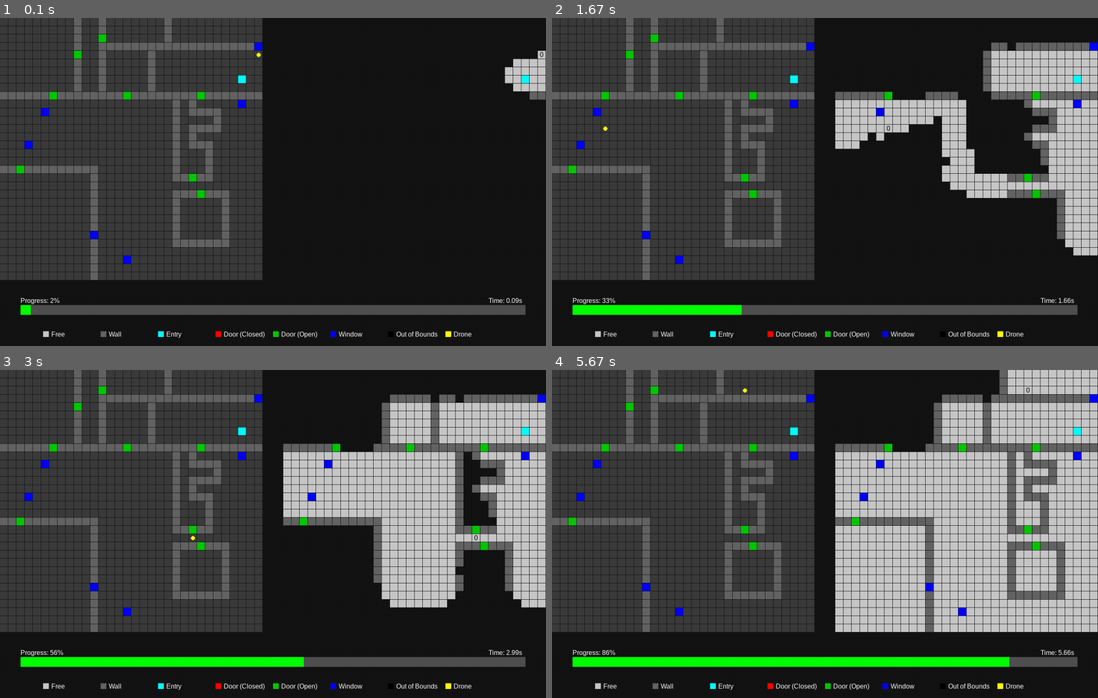
Above: before the commit, frames 1-4 (two rows, left to right).
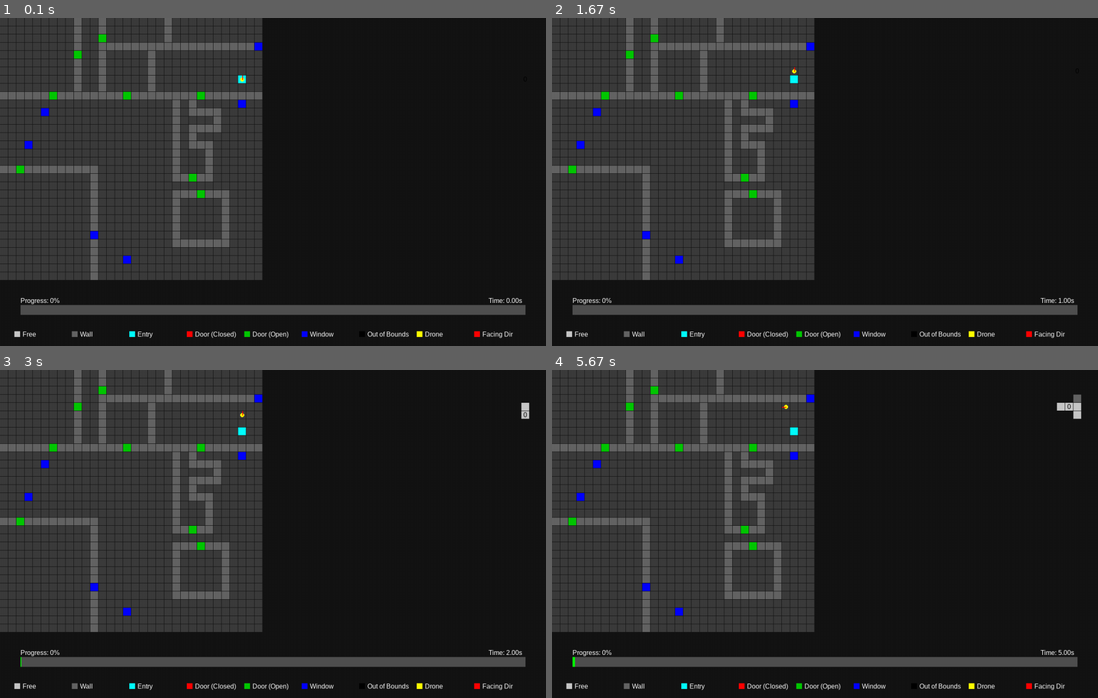
Above: after the commit, the same moments.

Repository: sparx-mth/TheAgency
Game: pygame game, started from src/planner/evaluation/benchmark_runner.py
Two runs of this game, one before a commit and one after it. Both use one fixed random seed, a clock stepped at 60 frames per second and the inputs below.
Inputs:
- Up to frame 1 (0.1 s): no input
- Up to frame 2 (1.67 s): no input
- Up to frame 3 (3 s): no input
- Up to frame 4 (5.67 s): no input

The runs differ from the first frame. In frame 1, 1.8% of the frame differs, in the area x 2-100%, y 9-98%; in frame 2, 15%; in frame 3, 24%; in frame 4, 37%, in the area x 2-100%, y 0-98%.

Commit message:
Add sensor model, forward-only movement, azimuth in state, and rotation action

Diff:
--- a/src/planner/algorithm/naive_planner.py
+++ b/src/planner/algorithm/naive_planner.py
@@ -18,17 +18,25 @@
 import numpy as np
 import heapq
 from src.planner.simulation.simulation_constants import *
+from src.planner.simulation.drone import turn
 
 
-def plan_random_walk(pos, env):
-    directions = random.sample(DIRECTION_LIST, len(DIRECTION_LIST))
-    for direction in directions:
-        dx, dy = DIRECTIONS[direction]
-        new_x, new_y = pos[0] + dx, pos[1] + dy
-        if 0 <= new_x < env.width and 0 <= new_y < env.height:
-            if not env.is_collision(new_x, new_y):
-                return direction
-    return 'STAY'
+def plan_random_walk(pos, facing, env):
+    print("plan_random_walk")
+    # 25% chance to rotate instead of moving forward
+    if random.random() < 0.25:
+        return random.choice(['TURN_LEFT', 'TURN_RIGHT'])
+
+    # Attempt to move forward if no rotation is chosen
+    dx, dy = FACING_TO_DELTA[facing]
+    new_x, new_y = pos[0] + dx, pos[1] + dy
+
+    if 0 <= new_x < env.width and 0 <= new_y < env.height:
+        if not env.is_collision(new_x, new_y):
+            return 'FORWARD'
+
+    # If forward is blocked, rotate instead
+    return random.choice(['TURN_LEFT', 'TURN_RIGHT', 'STAY'])
 
 
 def a_star(start, goal, grid):
@@ -65,14 +73,14 @@
     return path
 
 
-def plan_frontier(drone_id, current_pos, goal, path, frontiers, assigned_goals, all_states,
+def plan_frontier(drone_id, current_pos, facing, goal, path, frontiers, assigned_goals, all_states,
                   global_map, wait_counter, max_wait, env):
 
     if not goal or global_map[goal[1], goal[0]] != -1 or not path:
         available_frontiers = [f for f in frontiers if f not in assigned_goals]
 
         if not available_frontiers:
-            return plan_random_walk(current_pos, env), None, [], wait_counter
+            return plan_random_walk(current_pos, facing, env), None, [], wait_counter
 
         min_dist = float('inf')
         closest_frontiers = []
@@ -99,17 +107,16 @@
 
         if best_goal:
             assigned_goals.add(best_goal)
-            return _follow_path(drone_id, current_pos, best_goal, best_path, all_states,
-                                wait_counter, max_wait), best_goal, best_path, 0
+            return _follow_path(drone_id, current_pos, facing, best_goal, best_path, all_states, wait_counter, max_wait, env)
         else:
-            return plan_random_walk(current_pos, env), None, [], wait_counter
+            return plan_random_walk(current_pos, facing, env), None, [], wait_counter
 
-    return _follow_path(drone_id, current_pos, goal, path, all_states, wait_counter, max_wait), goal, path, wait_counter
+    return _follow_path(drone_id, current_pos, facing, goal, path, all_states, wait_counter, max_wait, env)
 
 
-def _follow_path(drone_id, current_pos, goal, path, all_states, wait_counter, max_wait):
+def _follow_path(drone_id, current_pos, facing, goal, path, all_states, wait_counter, max_wait, env):
     if not path:
-        return 'STAY'
+        return 'STAY', goal, path, wait_counter
 
     next_pos = path[0]
     blocked = any(other_id != drone_id and other.get("pos") == next_pos
@@ -118,15 +125,26 @@
     if blocked:
         wait_counter += 1
         if wait_counter >= max_wait:
-            return plan_random_walk(current_pos, env), None, [], 0
-        return 'STAY'
+            direction = plan_random_walk(current_pos, facing, env)
+            return direction, None, [], 0
+        else:
+            return 'STAY', goal, path, wait_counter
 
-    wait_counter = 0
-    path.pop(0)
     dx, dy = next_pos[0] - current_pos[0], next_pos[1] - current_pos[1]
-    direction = None
-    for k, v in DIRECTIONS.items():
-        if v == (dx, dy):
-            direction = k
-            break
-    return direction or 'STAY'
+    fdx, fdy = FACING_TO_DELTA[facing]
+
+    if (dx, dy) == (fdx, fdy):
+        path.pop(0)
+        return 'FORWARD', goal, path, 0
+
+    # Try to rotate toward the desired direction
+    left_facing = turn(facing, 'TURN_LEFT')
+    right_facing = turn(facing, 'TURN_RIGHT')
+
+    if FACING_TO_DELTA[left_facing] == (dx, dy):
+        return 'TURN_LEFT', goal, path, wait_counter
+    elif FACING_TO_DELTA[right_facing] == (dx, dy):
+        return 'TURN_RIGHT', goal, path, wait_counter
+    else:
+        # If neither single turn gets us there, turn right (arbitrary choice)
+        return 'TURN_RIGHT', goal, path, wait_counter
--- a/src/planner/evaluation/benchmark_runner.py
+++ b/src/planner/evaluation/benchmark_runner.py
@@ -77,7 +77,7 @@
                         height=32,
                         num_drones=num_drones,
                         num_entry_points=1,
-                        fov=1,
+                        fov=2,
                         render=True
                     )
                     elapsed = time.time() - start
--- a/src/planner/simulation/drone.py
+++ b/src/planner/simulation/drone.py
@@ -28,10 +28,21 @@
 import numpy as np
 import random
 from src.planner.simulation.simulation_constants import *
+from src.planner.simulation.sensors.sensor_manager import SensorManager
+
+
+
+def turn(facing, action):
+    idx = FACING_DIRECTIONS.index(facing)
+    if action == 'TURN_LEFT':
+        return FACING_DIRECTIONS[(idx - 1) % 4]
+    elif action == 'TURN_RIGHT':
+        return FACING_DIRECTIONS[(idx + 1) % 4]
+    return facing
 
 
 class Drone:
-    def __init__(self, drone_id, start_pos, comm_interface, fov_radius=5, entry_time=0):
+    def __init__(self, drone_id, start_pos, comm_interface, fov_radius=5, entry_time=0, facing_direction='NORTH', sensors=None):
         self.id = drone_id
         self.pos = start_pos  # (x, y)
         self.fov_radius = fov_radius
@@ -41,7 +52,11 @@
         self.path_history = [start_pos]
         self.collided = False
         self.comm = comm_interface
-
+        self.facing_direction = facing_direction
+        self.sensor_manager = SensorManager()
+        if sensors:
+            for sensor in sensors:
+                self.sensor_manager.add_sensor(sensor)
 
     def initialize_map(self, map_shape):
         self.local_map = np.full(map_shape, -1, dtype=np.int8)  # -1 = unknown
@@ -49,91 +64,64 @@
     def activate(self, current_time):
         if not self.active and current_time >= self.entry_time:
             self.active = True
-            self.comm.broadcast_state(self.id, {
-                'pos': self.pos,
-                'entry_time': self.entry_time,
-                'active': self.active,
-                'new_discoveries': []
-            })
+            self.comm.broadcast_state(self.id, self._make_state([]))
 
-    def move(self, direction, env):
+    def move(self, action, env):
         if not self.active:
-            # print("drone", self.id, "is not active")
             return []
 
-        dx, dy = DIRECTIONS[direction]
-        new_x = self.pos[0] + dx
-        new_y = self.pos[1] + dy
+        if action in ['TURN_LEFT', 'TURN_RIGHT']:
+            self.facing_direction = turn(self.facing_direction, action)
+            new_discoveries = self.sense(env)
+            self.comm.broadcast_state(self.id, self._make_state(new_discoveries))
+            return new_discoveries
 
-        if env.is_collision(new_x, new_y):
-            # print("drone", self.id, "collided")
-            self.collided = True
-            return []  # No move or discoveries due to collision
+        elif action == 'FORWARD':
+            dx, dy = FACING_TO_DELTA[self.facing_direction]
+            new_x, new_y = self.pos[0] + dx, self.pos[1] + dy
 
-        self.pos = (new_x, new_y)
-        self.path_history.append(self.pos)
-        self.collided = False
+            if env.is_collision(new_x, new_y):
+                self.collided = True
+                return []
 
-        # Sense environment and broadcast new state
-        new_discoveries = self.sense(env)
+            self.pos = (new_x, new_y)
+            self.path_history.append(self.pos)
+            self.collided = False
 
+            new_discoveries = self.sense(env)
+            self.comm.broadcast_state(self.id, self._make_state(new_discoveries))
+            return new_discoveries
 
-        self.comm.broadcast_state(self.id, {
-            'pos': self.pos,
-            'entry_time': self.entry_time,
-            'active': self.active,
-            'new_discoveries': new_discoveries
-        })
-        # print(f"[Drone {self.id}] Moved to {self.pos}, discovered {len(new_discoveries)} cells")
+        elif action == 'STAY':
+            new_discoveries = self.sense(env)
+            self.comm.broadcast_state(self.id, self._make_state(new_discoveries))
+            return new_discoveries
 
-        return new_discoveries
+        else:
+            raise ValueError(f"Invalid action for constrained drone: {action}")
 
     def sense(self, env):
         if not self.active:
             return []
 
-        def bresenham(x0, y0, x1, y1):
-            """Yield integer coordinates on the line from (x0, y0) to (x1, y1)."""
-            dx = abs(x1 - x0)
-            dy = -abs(y1 - y0)
-            sx = 1 if x0 < x1 else -1
-            sy = 1 if y0 < y1 else -1
-            err = dx + dy
-            while True:
-                yield x0, y0
-                if x0 == x1 and y0 == y1:
-                    break
-                e2 = 2 * err
-                if e2 >= dy:
-                    err += dy
-                    x0 += sx
-                if e2 <= dx:
-                    err += dx
-                    y0 += sy
-
-        cx, cy = self.pos
+        observations = self.sensor_manager.sense_all(self.pos, self.facing_direction, env)
         new_discoveries = []
 
-        for offset_y in range(-self.fov_radius, self.fov_radius + 1):
-            for offset_x in range(-self.fov_radius, self.fov_radius + 1):
-                x = cx + offset_x
-                y = cy + offset_y
-                if not (0 <= x < env.width and 0 <= y < env.height):
-                    continue
-                if offset_x ** 2 + offset_y ** 2 > self.fov_radius ** 2:
-                    continue
-
-                for lx, ly in bresenham(cx, cy, x, y):
-                    if not (0 <= lx < env.width and 0 <= ly < env.height):
-                        break
-                    val = env.get_tile(lx, ly)
-                    if self.local_map[ly, lx] != val:
-                        self.local_map[ly, lx] = val
-                        new_discoveries.append((lx, ly, val))
-                    if val in {WALL, DOOR_CLOSED}:
-                        break
+        for x, y, val in observations:
+            if self.local_map[y, x] != val:
+                self.local_map[y, x] = val
+                new_discoveries.append((x, y, val))
 
         return new_discoveries
+
+    def _make_state(self, new_discoveries):
+        return {
+            'pos': self.pos,
+            'facing_direction': self.facing_direction,
+            'entry_time': self.entry_time,
+            'active': self.active,
+            'new_discoveries': new_discoveries
+        }
 
     def get_observed_map(self):
         return self.local_map
@@ -143,3 +131,8 @@
 
     def get_history(self):
         return self.path_history
+
+    def get_facing_arrow_vector(self):
+        """Returns the direction vector the drone is facing, for rendering."""
+        dx, dy = FACING_TO_DELTA[self.facing_direction]
+        return dx, dy
--- a/src/planner/simulation/grid_map_env.py
+++ b/src/planner/simulation/grid_map_env.py
@@ -33,10 +33,13 @@
 import random
 from src.planner.simulation.drone import Drone
 from src.planner.simulation.simulation_constants import *
+from src.planner.simulation.sensors.bresenham_fov import *
+from src.planner.simulation.sensors.camera_sensor import *
 
 
 class GridMapEnv:
-    def __init__(self, comm_interface, width=32, height=32, randomize=False, map_path=None, num_entry_points=2, num_drones=3, fov=0):
+    def __init__(self, comm_interface, width=32, height=32, randomize=False, map_path=None, num_entry_points=2,
+                 num_drones=3, fov=0):
         if map_path:
             self.grid = self.load_map(map_path)
         elif randomize:
@@ -52,7 +55,13 @@
         for i in range(num_drones):
             y, x = self.entry_points[i % len(self.entry_points)]
             entry_time = i * 2
-            drone = Drone(drone_id=i, start_pos=(x, y), fov_radius=fov, entry_time=entry_time, comm_interface=self.comm)
+            drone = Drone(
+                drone_id=i,
+                start_pos=(x, y),
+                entry_time=entry_time,
+                comm_interface=self.comm,
+                sensors=[CameraSensor(fov)]
+            )
             drone.initialize_map(self.grid.shape)
             self.drones.append(drone)
 
@@ -159,9 +168,6 @@
 
             if candidates:
                 y, x = random.choice(candidates)
-                original = self.grid[y, x]
-                # Invert value cyclically: 0 → 2, 1 → 0, 2 → 1
-                inverted = {0: 2, 1: 0, 2: 1}[original]
                 self.grid[y, x] = ENTRY_POINT
                 entry_points = [(y, x)]
 
--- a/src/planner/simulation/master_controller.py
+++ b/src/planner/simulation/master_controller.py
@@ -56,7 +56,6 @@
     def step(self, current_time):
         all_states = self.comm.get_all_drones_state()
 
-        # Update global map with new discoveries
         for state in all_states.values():
             for x, y, val in state.get("new_discoveries", []):
                 if 0 <= y < self.global_map.shape[0] and 0 <= x < self.global_map.shape[1]:
@@ -71,6 +70,7 @@
                 continue
 
             current_pos = state["pos"]
+            facing = state["facing_direction"]
             if drone_id not in self.goals:
                 self.goals[drone_id] = None
             if drone_id not in self.paths:
@@ -79,13 +79,26 @@
                 self.wait_counters[drone_id] = 0
 
             if self.mode == "random":
-                direction = plan_random_walk(current_pos, self.env)
+                direction = plan_random_walk(
+                    pos=current_pos,
+                    facing=facing,
+                    env=self.env
+                )
 
             elif self.mode == "frontier":
                 direction, new_goal, new_path, new_wait_counter = plan_frontier(
-                    drone_id, current_pos, self.goals[drone_id], self.paths[drone_id],
-                    self.frontiers, assigned_goals, all_states,
-                    self.global_map, self.wait_counters[drone_id], self.max_wait, self.env
+                    drone_id=drone_id,
+                    current_pos=current_pos,
+                    facing=facing,
+                    goal=self.goals[drone_id],
+                    path=self.paths[drone_id],
+                    frontiers=self.frontiers,
+                    assigned_goals=assigned_goals,
+                    all_states=all_states,
+                    global_map=self.global_map,
+                    wait_counter=self.wait_counters[drone_id],
+                    max_wait=self.max_wait,
+                    env=self.env
                 )
                 self.goals[drone_id] = new_goal
                 self.paths[drone_id] = new_path
--- /dev/null
+++ b/src/planner/simulation/sensors/base_sensor.py
@@ -0,0 +1,18 @@
+from abc import ABC, abstractmethod
+
+
+class BaseSensor(ABC):
+    @abstractmethod
+    def sense(self, pos, facing, env):
+        """
+        Perform sensing from the current position and facing direction.
+
+        Args:
+            pos (tuple): Current (x, y) position of the drone.
+            facing (str): Current facing direction (e.g., 'NORTH').
+            env (object): The environment instance for querying tiles.
+
+        Returns:
+            list of (x, y, val): All observed cells and their values.
+        """
+        pass
--- /dev/null
+++ b/src/planner/simulation/sensors/bresenham_fov.py
@@ -0,0 +1,48 @@
+import math
+from src.planner.simulation.sensors.base_sensor import BaseSensor
+from src.planner.simulation.simulation_constants import WALL, DOOR_CLOSED
+
+
+class BresenhamFOVSensor(BaseSensor):
+    def __init__(self, radius):
+        self.radius = radius
+
+    def sense(self, pos, facing, env):
+        def bresenham(x0, y0, x1, y1):
+            dx = abs(x1 - x0)
+            dy = -abs(y1 - y0)
+            sx = 1 if x0 < x1 else -1
+            sy = 1 if y0 < y1 else -1
+            err = dx + dy
+            while True:
+                yield x0, y0
+                if x0 == x1 and y0 == y1:
+                    break
+                e2 = 2 * err
+                if e2 >= dy:
+                    err += dy
+                    x0 += sx
+                if e2 <= dx:
+                    err += dx
+                    y0 += sy
+
+        cx, cy = pos
+        observations = []
+
+        for offset_y in range(-self.radius, self.radius + 1):
+            for offset_x in range(-self.radius, self.radius + 1):
+                x, y = cx + offset_x, cy + offset_y
+                if not (0 <= x < env.width and 0 <= y < env.height):
+                    continue
+                if offset_x ** 2 + offset_y ** 2 > self.radius ** 2:
+                    continue
+
+                for lx, ly in bresenham(cx, cy, x, y):
+                    if not (0 <= lx < env.width and 0 <= ly < env.height):
+                        break
+                    val = env.get_tile(lx, ly)
+                    observations.append((lx, ly, val))
+                    if val in {WALL, DOOR_CLOSED}:
+                        break
+
+        return observations
--- /dev/null
+++ b/src/planner/simulation/sensors/camera_sensor.py
@@ -0,0 +1,37 @@
+from src.planner.simulation.sensors.base_sensor import BaseSensor
+from src.planner.simulation.simulation_constants import FACING_TO_DELTA, WALL, DOOR_CLOSED
+
+
+class CameraSensor(BaseSensor):
+    def __init__(self, max_distance):
+        self.max_distance = max_distance
+
+    def sense(self, pos, facing, env):
+        """
+        Simulates a forward-looking camera sensor that returns all tiles
+        in a straight line in the current facing direction up to max_distance.
+
+        Args:
+            pos (tuple): Current (x, y) position.
+            facing (str): Facing direction ('NORTH', 'EAST', etc.).
+            env (object): Environment object with get_tile(x, y) method.
+
+        Returns:
+            list of (x, y, val): Cells directly ahead with their tile values.
+        """
+        dx, dy = FACING_TO_DELTA[facing]
+        x, y = pos
+        observations = []
+
+        for i in range(1, self.max_distance + 1):
+            nx, ny = x + i * dx, y + i * dy
+            if not (0 <= nx < env.width and 0 <= ny < env.height):
+                break
+            val = env.get_tile(nx, ny)
+            observations.append((nx, ny, val))
+
+            # Stop if vision is blocked
+            if val in {WALL, DOOR_CLOSED}:
+                break
+
+        return observations
--- /dev/null
+++ b/src/planner/simulation/sensors/sensor_manager.py
@@ -0,0 +1,13 @@
+class SensorManager:
+    def __init__(self):
+        self.sensors = []
+
+    def add_sensor(self, sensor):
+        self.sensors.append(sensor)
+
+    def sense_all(self, pos, facing, env):
+        all_observations = []
+        for sensor in self.sensors:
+            observations = sensor.sense(pos, facing, env)
+            all_observations.extend(observations)
+        return all_observations
--- a/src/planner/simulation/sim_runner.py
+++ b/src/planner/simulation/sim_runner.py
@@ -186,6 +186,12 @@
                     dx, dy = drone.get_position()
                     pygame.draw.circle(screen, (255, 255, 0),
                                        (dx * TILE_SIZE + TILE_SIZE // 2, dy * TILE_SIZE + TILE_SIZE // 2), 5)
+                    # Draw arrow showing drone's facing direction
+                    fx, fy = drone.get_facing_arrow_vector()
+                    arrow_start = (dx * TILE_SIZE + TILE_SIZE // 2, dy * TILE_SIZE + TILE_SIZE // 2)
+                    arrow_end = (arrow_start[0] + fx * TILE_SIZE // 2, arrow_start[1] + fy * TILE_SIZE // 2)
+                    pygame.draw.line(screen, (255, 0, 0), arrow_start, arrow_end, 2)
+
                     drone_id_text = font.render(str(drone.id), True, (0, 0, 0))
                     screen.blit(drone_id_text, (MAP_WIDTH * TILE_SIZE + 50 + dx * TILE_SIZE + 5, dy * TILE_SIZE))
 
@@ -223,6 +229,7 @@
                 ("Window", (0, 0, 255)),
                 ("Out of Bounds", (0, 0, 0)),
                 ("Drone", (255, 255, 0)),
+                ("Facing Dir", (255, 0, 0)),
             ]
 
             legend_y = screen_height - 36
--- a/src/planner/simulation/simulation_constants.py
+++ b/src/planner/simulation/simulation_constants.py
@@ -55,17 +55,18 @@
 }
 
 # === Movement Directions ===
-DIRECTIONS = {
-    'UP': (0, -1),
-    'DOWN': (0, 1),
-    'LEFT': (-1, 0),
-    'RIGHT': (1, 0),
-    'STAY': (0, 0)
+FACING_DIRECTIONS = ['NORTH', 'EAST', 'SOUTH', 'WEST']
+
+FACING_TO_DELTA = {
+    'NORTH': (0, -1),
+    'EAST': (1, 0),
+    'SOUTH': (0, 1),
+    'WEST': (-1, 0),
 }
 
-DIRECTION_LIST = list(DIRECTIONS.keys())
+DIRECTIONS = ['FORWARD', 'TURN_LEFT', 'TURN_RIGHT', 'STAY']
 
 # === Simulation Parameters ===
 TILE_SIZE = 20
-FPS = 180
+FPS = 1
 MAX_TIME = 50
Empty file added: src/planner/simulation/sensors/__init__.py
